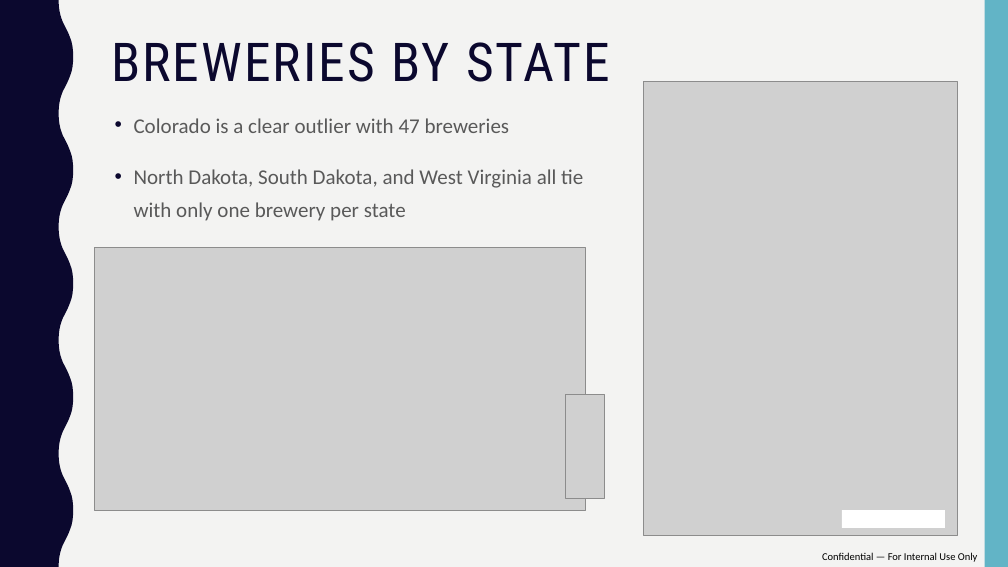
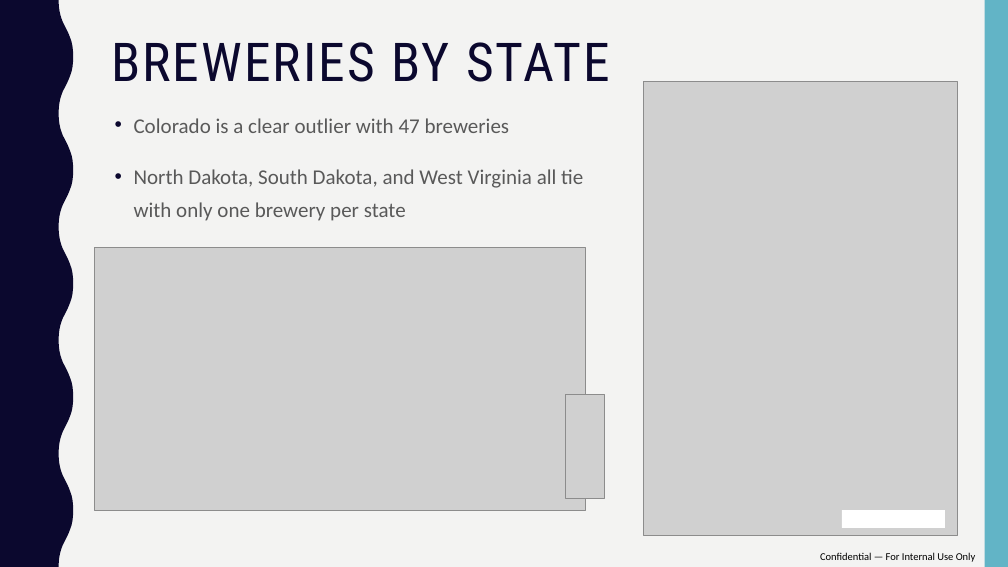
Before and after one commit to mattfarrow1/6306-project-1, a slide deck: slide 4 of docs/Matt_Farrow_Megan_Ball_DS6306_EDA.pptx. Drawn at 1008x567 pixels with LibreOffice and Linux fonts; fonts in the diff are those of the drawing; grey boxes stand for pictures. Boxes give left, top, right and bottom in pixels: in the first picture for what was removed or moved away, otherwise in the second. Text is boxed around its words. In the diff, an @@ line names an element or a change of style, - is before the commit and + after.

```diff
--- a/docs/Matt_Farrow_Megan_Ball_DS6306_EDA.pptx
+++ b/docs/Matt_Farrow_Megan_Ball_DS6306_EDA.pptx
@@ text added at (820,552,976,562), 10 pt, text #000000 @@
+Confidential — For Internal Use Only
@@ text removed at (822,552,978,562) @@
-Confidential — For Internal Use Only
```
Also in this commit, not shown: 8 other slides changed, 1 slide added, 1 slide removed.
